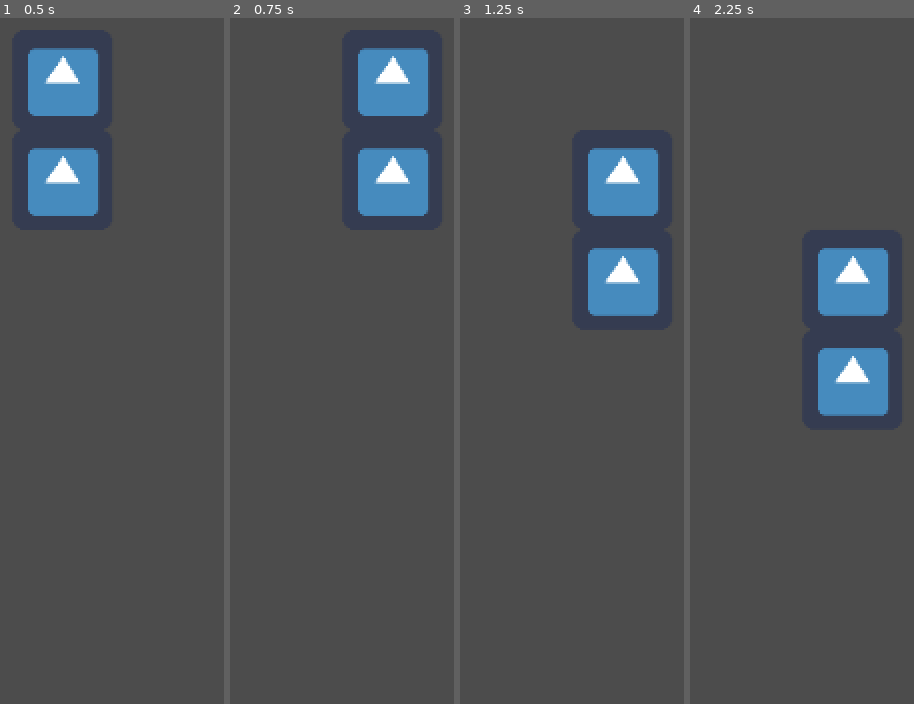
Above: before the commit, frames 1-4 (left to right).
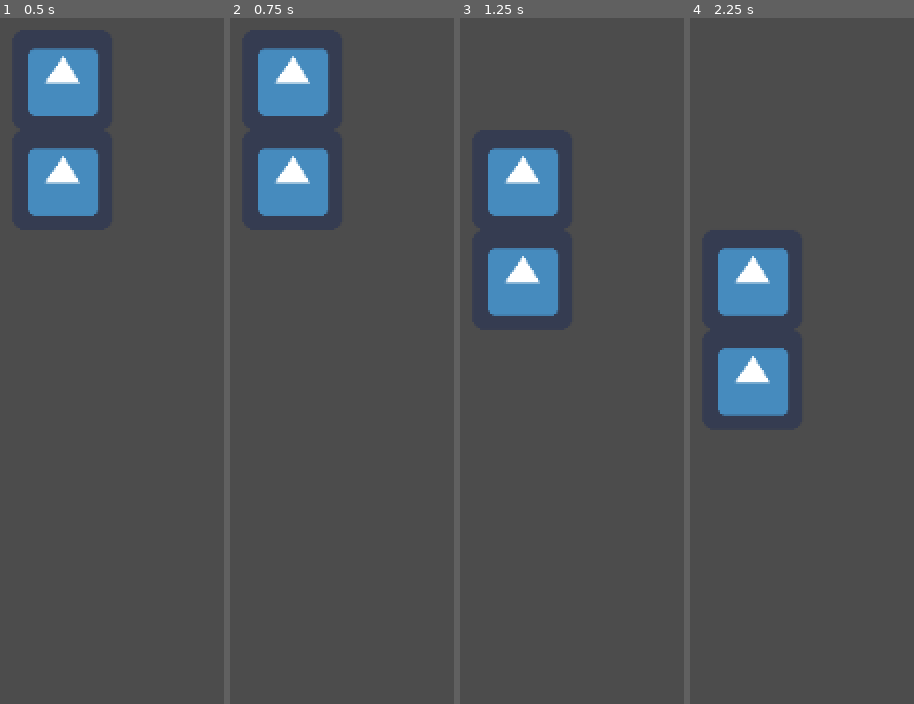
Above: after the commit, the same moments.

Repository: KavehNejad/Hack-2023
Game: Godot game, scene res://src/scenes/world.tscn
Same seed, same stepped clock (60 frames per second), same inputs: the game is played once before the commit and once after it. The engine's default icon, where the game draws it, is replaced by a stand-in: a white triangle on a blue panel in a dark square.
Inputs:
- Up to frame 1 (0.5 s): no input
- Up to frame 2 (0.75 s): tap Enter at 0.5 s; hold Right (block_right, bound only before the commit) from 0.53 s (still down)
- Up to frame 3 (1.25 s): keep holding Right (block_right, bound only before the commit)
- Up to frame 4 (2.25 s): tap Space at 1.25 s; release Right (block_right, bound only before the commit) at 1.28 s; hold Left (block_left, bound only before the commit) 1.28-2.03 s; hold Right (block_right, bound only before the commit) from 2.03 s (still down)

Frame 1 is identical in both runs. In frame 2, 12% of the frame differs, in the area x 12-89%, y 4-29%; in frame 3, 12%; in frame 4, 12%.

Commit message:
Blocks move left and right in linux too

Diff:
--- a/super-tetris-world/project.godot
+++ b/super-tetris-world/project.godot
@@ -18,14 +18,18 @@
 
 block_right={
 "deadzone": 0.5,
-"events": [ Object(InputEventKey,"resource_local_to_scene":false,"resource_name":"","device":0,"alt":false,"shift":false,"control":false,"meta":false,"command":false,"pressed":false,"scancode":0,"physical_scancode":16777233,"unicode":0,"echo":false,"script":null)
-, Object(InputEventKey,"resource_local_to_scene":false,"resource_name":"","device":0,"alt":false,"shift":false,"control":false,"meta":false,"command":false,"pressed":false,"scancode":0,"physical_scancode":68,"unicode":0,"echo":false,"script":null)
+"events": [ Object(InputEventKey,"resource_local_to_scene":false,"resource_name":"","device":0,"alt":false,"shift":false,"control":false,"meta":false,"command":false,"pressed":false,"scancode":0,"unicode":0,"echo":false,"script":null)
+, Object(InputEventKey,"resource_local_to_scene":false,"resource_name":"","device":0,"alt":false,"shift":false,"control":false,"meta":false,"command":false,"pressed":false,"scancode":0,"unicode":0,"echo":false,"script":null)
+, Object(InputEventKey,"resource_local_to_scene":false,"resource_name":"","device":0,"alt":false,"shift":false,"control":false,"meta":false,"command":false,"pressed":false,"scancode":16777233,"unicode":0,"echo":false,"script":null)
+, Object(InputEventKey,"resource_local_to_scene":false,"resource_name":"","device":0,"alt":false,"shift":false,"control":false,"meta":false,"command":false,"pressed":false,"scancode":68,"unicode":0,"echo":false,"script":null)
  ]
 }
 block_left={
 "deadzone": 0.5,
-"events": [ Object(InputEventKey,"resource_local_to_scene":false,"resource_name":"","device":0,"alt":false,"shift":false,"control":false,"meta":false,"command":false,"pressed":false,"scancode":0,"physical_scancode":16777231,"unicode":0,"echo":false,"script":null)
-, Object(InputEventKey,"resource_local_to_scene":false,"resource_name":"","device":0,"alt":false,"shift":false,"control":false,"meta":false,"command":false,"pressed":false,"scancode":0,"physical_scancode":65,"unicode":0,"echo":false,"script":null)
+"events": [ Object(InputEventKey,"resource_local_to_scene":false,"resource_name":"","device":0,"alt":false,"shift":false,"control":false,"meta":false,"command":false,"pressed":false,"scancode":0,"unicode":0,"echo":false,"script":null)
+, Object(InputEventKey,"resource_local_to_scene":false,"resource_name":"","device":0,"alt":false,"shift":false,"control":false,"meta":false,"command":false,"pressed":false,"scancode":0,"unicode":0,"echo":false,"script":null)
+, Object(InputEventKey,"resource_local_to_scene":false,"resource_name":"","device":0,"alt":false,"shift":false,"control":false,"meta":false,"command":false,"pressed":false,"scancode":65,"unicode":0,"echo":false,"script":null)
+, Object(InputEventKey,"resource_local_to_scene":false,"resource_name":"","device":0,"alt":false,"shift":false,"control":false,"meta":false,"command":false,"pressed":false,"scancode":16777231,"unicode":0,"echo":false,"script":null)
  ]
 }
 
--- a/super-tetris-world/src/scenes/world.tscn
+++ b/super-tetris-world/src/scenes/world.tscn
@@ -2,5 +2,5 @@
 
 [ext_resource path="res://src/scripts/world.gd" type="Script" id=1]
 
-[node name="Node" type="Node"]
+[node name="Node" type="Node2D"]
 script = ExtResource( 1 )
